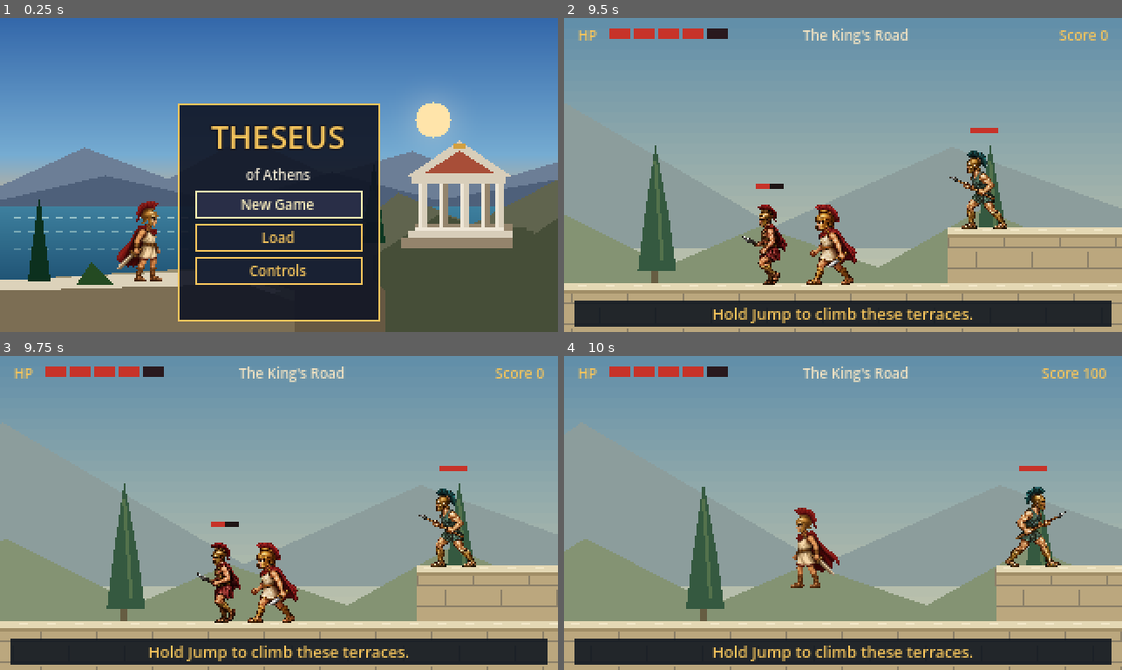
Above: before the commit, frames 1-4 (two rows, left to right).
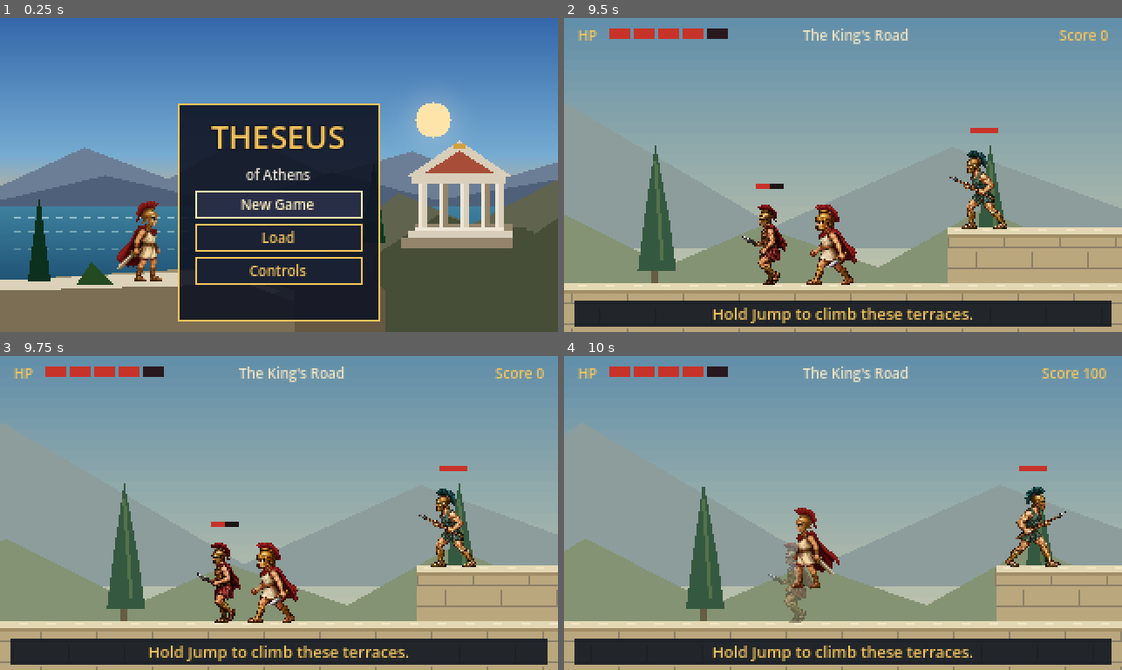
Above: after the commit, the same moments.

Repository: christsantiris/Theseus
Game: Godot game, scene res://scenes/main/main.tscn
Two runs of this game, one before a commit and one after it. Both use one fixed random seed, a clock stepped at 60 frames per second and the inputs below.
Inputs:
- Up to frame 1 (0.25 s): no input
- Up to frame 2 (9.5 s): click "New Game" at 0.5 s; tap Enter at 1.25 s; hold Down (duck) 1.28-2.03 s; hold D (move_right) 1.28-2.78 s; tap Space (attack) at 1.35, 3.05, 3.6, 5.1, 7.35, 8.85 s; tap Up (jump) at 1.52, 1.82, 2.27, 2.3, 2.57, 2.85, 3.77, 4.07, 4.52, 4.55, 4.82, 5.27, 5.57, 6.6, 6.77, 7.07, 7.52, 7.82, 8.27, 8.57, 9.05 s; tap Down (duck) at 2.1, 3.8, 8.1 s; hold A (move_left) 2.78-5.03 s; hold Down (duck) 4.28-5.03 s; hold D (move_right) 5.03-8.78 s; hold Down (duck) 5.78-6.53 s; hold A (move_left) from 8.78 s (still down)
- Up to frame 3 (9.75 s): keep holding A (move_left); tap Down (duck) at 9.6 s
- Up to frame 4 (10 s): keep holding A (move_left); tap Up (jump) at 9.77 s; tap Space (attack) at 9.8 s

Frames 1-3 are identical in both runs. In frame 4, 0.7% of the frame differs, in the area x 36-45%, y 59-85%.

Commit message:
Add github pages workflow

Diff:
--- a/scenes/enemies/peltast.gd
+++ b/scenes/enemies/peltast.gd
@@ -114,18 +114,6 @@
 			body.hurt(1)
 
 
-func can_be_stomped() -> bool:
-	return alive
-
-
-func stomp() -> bool:
-	if not alive:
-		return false
-	if _state == "jab" or _state == "recover":
-		die()
-	return true
-
-
 func sword_hit() -> void:
 	if not alive:
 		return
--- a/scenes/levels/level_1_layout.gd
+++ b/scenes/levels/level_1_layout.gd
@@ -71,7 +71,7 @@
 const TIPS := [
 	{"x": 96, "end": 224, "text": "Sword hits deal damage. Two hits fell a raider."},
 	{"x": 224, "end": 288, "text": "Hold Jump to climb these terraces."},
-	{"x": 288, "end": 480, "text": "Bait the javelin jab, then strike or stomp."},
+	{"x": 288, "end": 480, "text": "Land on an enemy: both lose one health."},
 	{"x": 640, "end": 832, "text": "Spear guards take two sword hits."},
 ]
 
--- a/scenes/player/player.gd
+++ b/scenes/player/player.gd
@@ -13,6 +13,7 @@
 const DUCK_CENTER := Vector2(0, -11)
 const MAX_HEALTH := 5
 const HURT_LOCK := 0.5
+const ATTACK_HIT_FRAME := 1
 const SWING := preload("res://assets/audio/sfx/daviddumaisaudio-sword-slash-and-swing-185432.mp3")
 const SWING_AUDIBLE_SECONDS := 0.92
 const LAND := preload("res://assets/audio/sfx/u_qqkrn9bn55-jumplanding-398256.mp3")
@@ -94,7 +95,6 @@
 	if Input.is_action_just_pressed("attack") and not ducking:
 		_attacking = true
 		_swing_hits.clear()
-		_sword.monitoring = true
 		if sprite.animation == "attack":
 			sprite.stop()
 		sprite.play("attack")
@@ -111,7 +111,9 @@
 		velocity.x = move_toward(velocity.x, 0.0, SPEED * 8.0 * delta)
 	_set_ducked(ducking)
 
-	_try_stomp(delta)
+	_resolve_landing_collision(delta)
+	if health <= 0:
+		return
 	move_and_slide()
 	_strike()
 	_update_landing(jumped_this_frame)
@@ -139,6 +141,7 @@
 
 func _die() -> void:
 	health = 0
+	_finish_attack()
 	set_physics_process(false)
 	sprite.modulate = Color(1.0, 0.35, 0.35, 1.0)
 	get_tree().create_timer(0.7).timeout.connect(func() -> void:
@@ -146,42 +149,66 @@
 	)
 
 
-func _try_stomp(delta: float) -> void:
-	if velocity.y <= 0.0:
-		return
-	var next_y := global_position.y + velocity.y * delta
-	for node in get_tree().get_nodes_in_group("enemies"):
-		if not node.has_method("can_be_stomped") or not node.can_be_stomped():
+func _resolve_landing_collision(delta: float) -> void:
+	if velocity.y <= 0.0 or _hurt_lock > 0.0:
+		return
+	var player_rect: Rect2 = _body.global_transform * _body.shape.get_rect()
+	var foot := player_rect.end.y
+	var next_foot := foot + velocity.y * delta
+	for enemy in get_tree().get_nodes_in_group("enemies"):
+		if not enemy.alive or not enemy.has_method("take_damage"):
 			continue
-		var top: float = node.global_position.y - node.body_height
-		if global_position.y > top + 8.0 or next_y < top:
+		var collision := enemy.get_node_or_null("CollisionShape2D") as CollisionShape2D
+		if collision == null or collision.disabled or collision.shape == null:
 			continue
-		var half: float = node.body_half_width + 6.0
-		if absf(global_position.x - node.global_position.x) > half:
+		var enemy_rect: Rect2 = collision.global_transform * collision.shape.get_rect()
+		var overlap := minf(player_rect.end.x, enemy_rect.end.x) - maxf(player_rect.position.x, enemy_rect.position.x)
+		# Require a genuine crossing of the current head height, not a side graze.
+		if overlap <= 2.0 or foot > enemy_rect.position.y + 1.0 or next_foot < enemy_rect.position.y:
 			continue
-		if node.stomp():
-			global_position.y = top - 1.0
-			velocity.y = JUMP_VELOCITY * 0.45
-			return
+		global_position.y += enemy_rect.position.y - foot - 1.0
+		# Hurt supplies the existing recoil and invulnerability window. The enemy
+		# loses exactly one HP as well, rather than being defeated outright.
+		hurt(1)
+		enemy.take_damage(1)
+		return
 
 
 func _strike() -> void:
 	if not _attacking:
 		return
+	if sprite.animation != "attack" or not sprite.is_playing():
+		_finish_attack()
+		return
+	# The middle frame is the extended blade; windup and recovery cannot hit.
+	if sprite.frame != ATTACK_HIT_FRAME:
+		return
 	var facing := -1.0 if sprite.flip_h else 1.0
 	_sword_shape.position = Vector2(18.0 * facing, -16.0)
-	for body in _sword.get_overlapping_bodies():
-		var id := body.get_instance_id()
-		if _swing_hits.has(id) or not body.has_method("sword_hit"):
+	# Query the blade's current transform, avoiding cached overlaps from a previous
+	# frame or facing direction.
+	var query := PhysicsShapeQueryParameters2D.new()
+	query.shape = _sword_shape.shape
+	query.transform = _sword_shape.global_transform
+	query.collision_mask = _sword.collision_mask
+	query.collide_with_areas = true
+	query.exclude = [get_rid()]
+	for result: Dictionary in get_world_2d().direct_space_state.intersect_shape(query, 32):
+		var target: Object = result.collider
+		var id := target.get_instance_id()
+		if _swing_hits.has(id):
 			continue
-		_swing_hits[id] = true
-		body.sword_hit()
-	for area in _sword.get_overlapping_areas():
-		var id := area.get_instance_id()
-		if _swing_hits.has(id) or not area.has_method("cut"):
-			continue
-		_swing_hits[id] = true
-		area.cut()
+		if target.has_method("sword_hit"):
+			_swing_hits[id] = true
+			target.sword_hit()
+		elif target.has_method("cut"):
+			_swing_hits[id] = true
+			target.cut()
+
+
+func _finish_attack() -> void:
+	_attacking = false
+	_swing_hits.clear()
 
 
 func _wants_duck() -> bool:
@@ -249,8 +276,7 @@
 
 func _on_animation_finished() -> void:
 	if sprite.animation == "attack":
-		_attacking = false
-		_sword.monitoring = false
+		_finish_attack()
 
 
 func _play_swing() -> void:
--- a/tests/peltast_behavior.gd
+++ b/tests/peltast_behavior.gd
@@ -134,15 +134,17 @@
 	peltast.defeated.connect(func(points: int) -> void: awarded.points += points)
 	peltast.sword_hit()
 	_expect(peltast.alive and peltast.hp == 1, "Sword damage still works during recovery")
-	_expect(peltast.can_be_stomped() and peltast.stomp(), "Recovery allows the stomp counter")
-	_expect(not peltast.alive and awarded.points == 100, "Stomp finishes the enemy and awards its existing score")
+	_expect(not peltast.can_be_stomped() and not peltast.stomp(), "Legacy stomp callback cannot automatically defeat Peltast")
+	_expect(peltast.alive and peltast.hp == 1, "Legacy stomp callback leaves enemy health unchanged")
+	peltast.sword_hit()
+	_expect(not peltast.alive and awarded.points == 100, "Second sword hit defeats Peltast and awards its existing score")
 	for child in root.get_node("GameMusic").get_children():
 		if child is AudioStreamPlayer:
 			child.stop()
 			child.stream = null
 	OS.delay_msec(150)
 	if failures.is_empty():
-		print("PASS: Peltast dormancy, melee range, elevation, walls, windup, stationary held jab, retreat/jump/side-step counters, recovery, single-hit damage, stomp and score.")
+		print("PASS: Peltast dormancy, melee range, elevation, walls, windup, stationary held jab, retreat/jump/side-step counters, recovery, single-hit damage, no automatic stomp kills, and score.")
 	else:
 		print("FAILURES: ", failures)
 	quit(0 if failures.is_empty() else 1)
--- /dev/null
+++ b/tests/player_combat.gd
@@ -0,0 +1,141 @@
+extends SceneTree
+
+# Run: godot --headless --path . --script res://tests/player_combat.gd --fixed-fps 60
+var failures: Array[String] = []
+var _arena: Node2D
+
+
+func _initialize() -> void:
+	call_deferred("_run")
+
+
+func _expect(condition: bool, message: String) -> void:
+	if not condition:
+		failures.append(message)
+		push_error(message)
+
+
+func _frames(count: int) -> void:
+	for frame in count:
+		await physics_frame
+
+
+func _stop_audio(node: Node) -> void:
+	for child in node.get_children():
+		_stop_audio(child)
+	if node is AudioStreamPlayer:
+		node.stop()
+		node.stream = null
+
+
+func _fixture(kind: String) -> Dictionary:
+	Input.action_release("attack")
+	Input.action_release("move_left")
+	Input.action_release("move_right")
+	if is_instance_valid(_arena):
+		_stop_audio(_arena)
+		_arena.free()
+	_arena = Node2D.new()
+	root.add_child(_arena)
+	var floor_body := StaticBody2D.new()
+	floor_body.position = Vector2(300, 168)
+	var collision := CollisionShape2D.new()
+	var shape := RectangleShape2D.new()
+	shape.size = Vector2(600, 32)
+	collision.shape = shape
+	floor_body.add_child(collision)
+	_arena.add_child(floor_body)
+	var player = load("res://scenes/player/player.tscn").instantiate()
+	player.position = Vector2(200, 152)
+	_arena.add_child(player)
+	player.get_node("Camera2D").enabled = false
+	var enemy = load("res://scenes/enemies/" + kind + ".tscn").instantiate()
+	enemy.position = Vector2(225, 152)
+	_arena.add_child(enemy)
+	enemy.set_physics_process(false)
+	if kind == "hoplite":
+		enemy._show_rise(2)
+		enemy._enter("march")
+	elif kind == "peltast":
+		enemy._enter("recover")
+	var result := {"player": player, "enemy": enemy, "points": {"total": 0}}
+	enemy.defeated.connect(func(points: int) -> void: result.points.total += points)
+	await _frames(4)
+	return result
+
+
+func _begin_attack() -> void:
+	Input.action_press("attack")
+	await _frames(2)
+	Input.action_release("attack")
+
+
+func _run() -> void:
+	for kind in ["raider", "peltast", "hoplite"]:
+		var setup = await _fixture(kind)
+		var player = setup.player
+		var enemy = setup.enemy
+		Input.action_press("move_right")
+		await _frames(40)
+		Input.action_release("move_right")
+		await _frames(30)
+		_expect(enemy.alive and enemy.hp == 2 and setup.points.total == 0, kind + ": walking past cannot kill or damage an enemy")
+		var top: float = enemy.get_node("CollisionShape2D").global_position.y - enemy.get_node("CollisionShape2D").shape.size.y * 0.5
+		player.position = Vector2(enemy.position.x, top - 2.0)
+		player.velocity = Vector2(0, 60)
+		await _frames(10)
+		_expect(player.health == 4 and enemy.hp == 1 and enemy.alive, kind + ": stomp collision costs both fighters exactly one HP")
+		_expect(setup.points.total == 0, kind + ": a full-health enemy survives the collision without awarding points")
+		player.position = Vector2(enemy.position.x, top - 2.0)
+		player.velocity = Vector2(0, 60)
+		await _frames(4)
+		_expect(player.health == 4 and enemy.hp == 1, kind + ": invulnerability prevents repeated collision damage to either fighter")
+		await _frames(40)
+		_expect(enemy.alive and enemy.hp == 1, kind + ": lingering overlap does not drain enemy health")
+		player.position = Vector2(enemy.position.x, top - 2.0)
+		player.velocity = Vector2(0, 60)
+		await _frames(6)
+		_expect(player.health == 3 and not enemy.alive, kind + ": a second distinct collision pays another player HP and depletes the final enemy HP")
+		_expect(setup.points.total == (150 if kind == "hoplite" else 100), kind + ": collision defeat awards points once")
+		setup = await _fixture(kind)
+		player = setup.player
+		enemy = setup.enemy
+		top = enemy.get_node("CollisionShape2D").global_position.y - enemy.get_node("CollisionShape2D").shape.size.y * 0.5
+		player.position = Vector2(enemy.position.x - 8.0, top + 6.0)
+		player.velocity = Vector2(0, 60)
+		await _frames(15)
+		_expect(player.health == 5 and enemy.hp == 2, kind + ": falling beside the head is not a stomp collision")
+		setup = await _fixture(kind)
+		enemy = setup.enemy
+		await _begin_attack()
+		_expect(enemy.hp == 2, kind + ": sword windup cannot deal invisible damage")
+		await _frames(18)
+		_expect(enemy.hp == 1 and enemy.alive, kind + ": one visible thrust deals one HP across all active physics frames")
+		await _frames(90)
+		_expect(enemy.hp == 1 and enemy.alive, kind + ": an expired swing cannot keep damaging enemies")
+		await _begin_attack()
+		await _frames(18)
+		_expect(not is_instance_valid(enemy) or not enemy.alive, kind + ": two real sword attacks defeat the enemy")
+		_expect(setup.points.total == (150 if kind == "hoplite" else 100), kind + ": sword defeat awards points once")
+	var setup = await _fixture("raider")
+	await _begin_attack()
+	setup.player.sprite.play("idle")
+	await _frames(25)
+	_expect(not setup.player._attacking and setup.enemy.hp == 2, "Interrupted animation cancels its damage window")
+	setup = await _fixture("raider")
+	await _begin_attack()
+	setup.player.sprite.flip_h = true
+	await _frames(18)
+	_expect(setup.enemy.hp == 2, "Turning away during windup cannot hit behind the current blade")
+	setup.enemy.position.x = 175
+	await _frames(4)
+	await _begin_attack()
+	await _frames(18)
+	_expect(setup.enemy.hp == 1, "Left-facing sword query hits the correct side")
+	_stop_audio(root)
+	OS.delay_msec(150)
+	if failures.is_empty():
+		print("PASS: all three enemy types, passive contact, mutual one-HP stomp collisions, collision cooldown, side grazes, visible sword strikes, expired/interrupted swings, facing and scoring.")
+	else:
+		print("FAILURES: ", failures)
+	quit(0 if failures.is_empty() else 1)
Not shown, added: export_presets.cfg
Not shown, added: tests/player_combat.gd.uid
Not shown, changed: docs/enemy_art.md
Not shown, changed: docs/level_1.md
